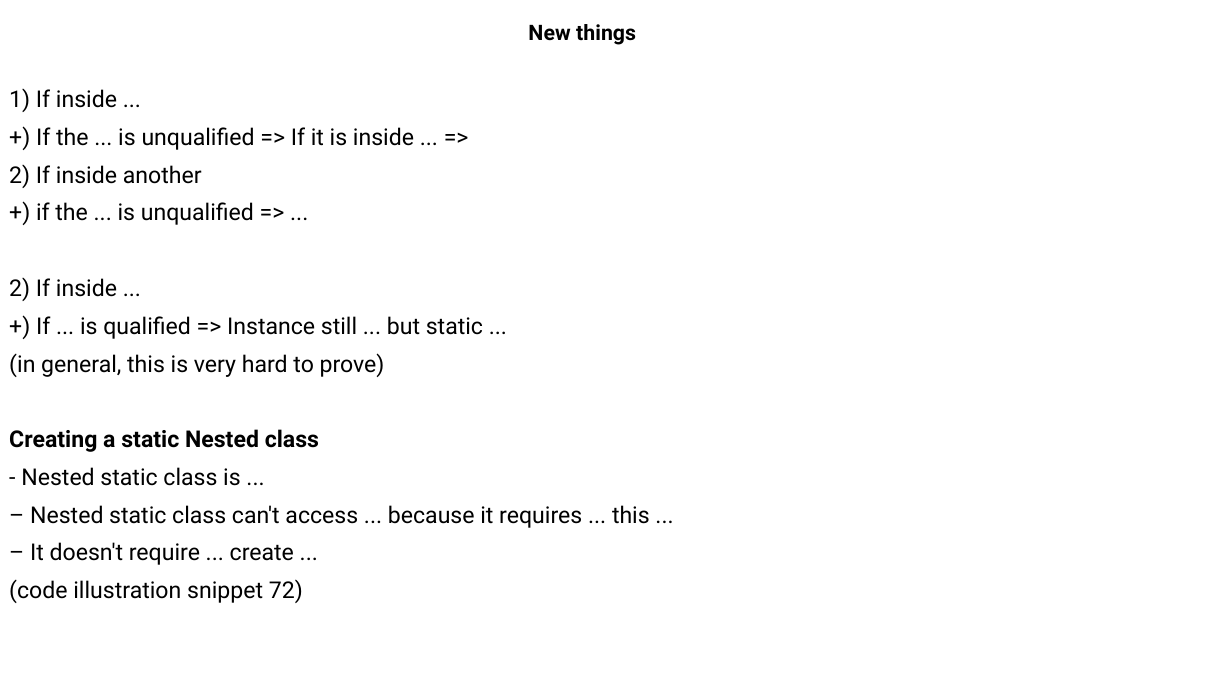
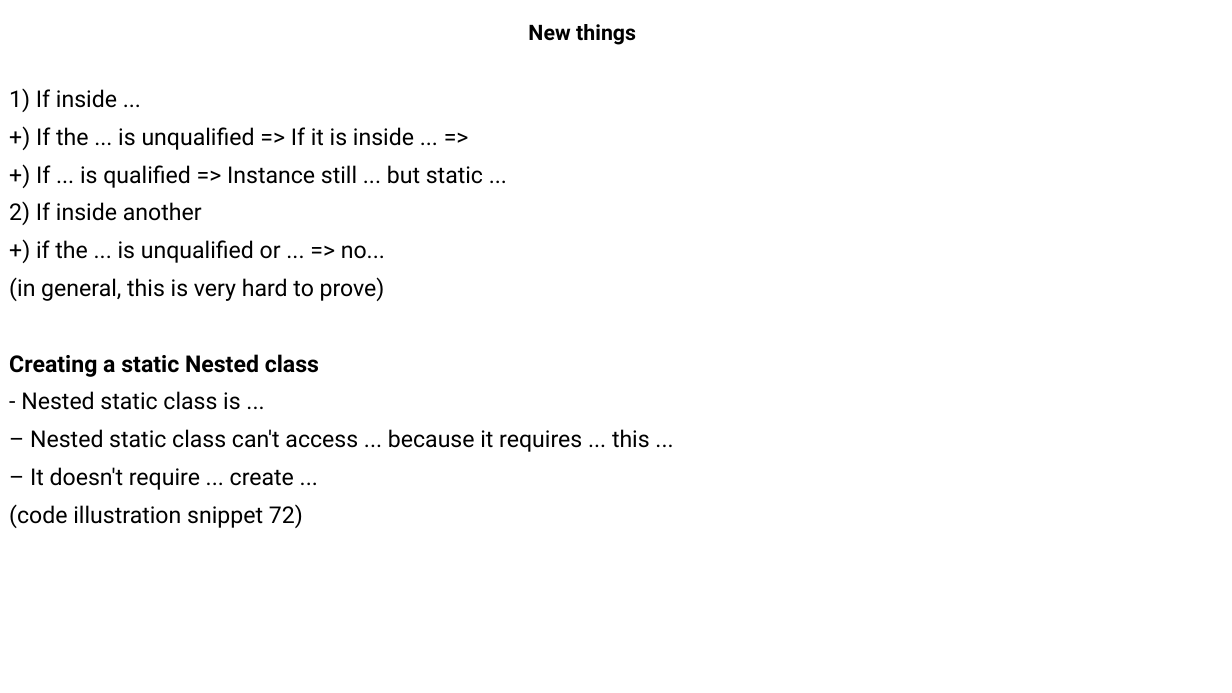
Before and after one commit to MaiDinhVinh/CS-Java, a slide deck: slide 37 of OCP17/old progress/Chapter 6 - Class Design and Chapter 7 - Beyond classes.pptx (slide 35 before the commit). Drawn at 1232x693 pixels with LibreOffice and Linux fonts; fonts in the diff are those of the drawing. Boxes give left, top, right and bottom in pixels: in the first picture for what was removed or moved away, otherwise in the second. Text is boxed around its words. In the diff, an @@ line names an element or a change of style, - is before the commit and + after.

```diff
--- a/OCP17/old progress/Chapter 6 - Class Design and Chapter 7 - Beyond classes.pptx
+++ b/OCP17/old progress/Chapter 6 - Class Design and Chapter 7 - Beyond classes.pptx
@@ text at box(36, 165, 483, 188): paragraph added @@
++) If ... is qualified => Instance still ... but static ...
@@ text at box(36, 240, 385, 263): text changed @@
-+) if the ... is unqualified => ...
-2) If inside ...
-+) If ... is qualified => Instance still ... but static ...
++) if the ... is unqualified or ... => no...
```
Also in this commit, not shown: 8 other slides changed, 2 slides added.
